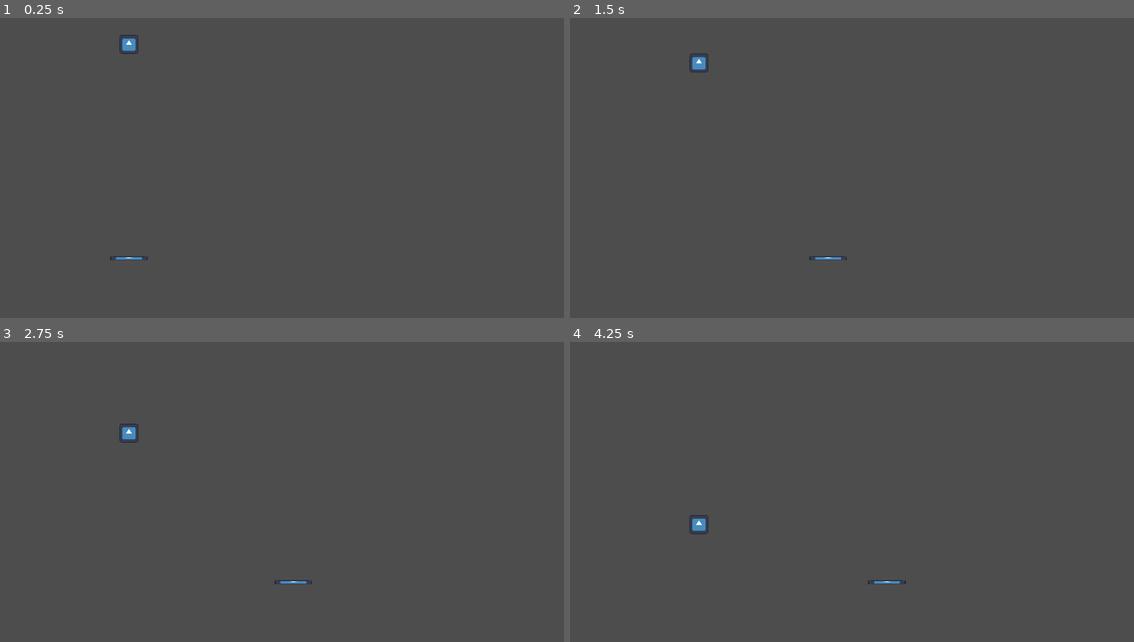
Above: before the commit, frames 1-4 (two rows, left to right).
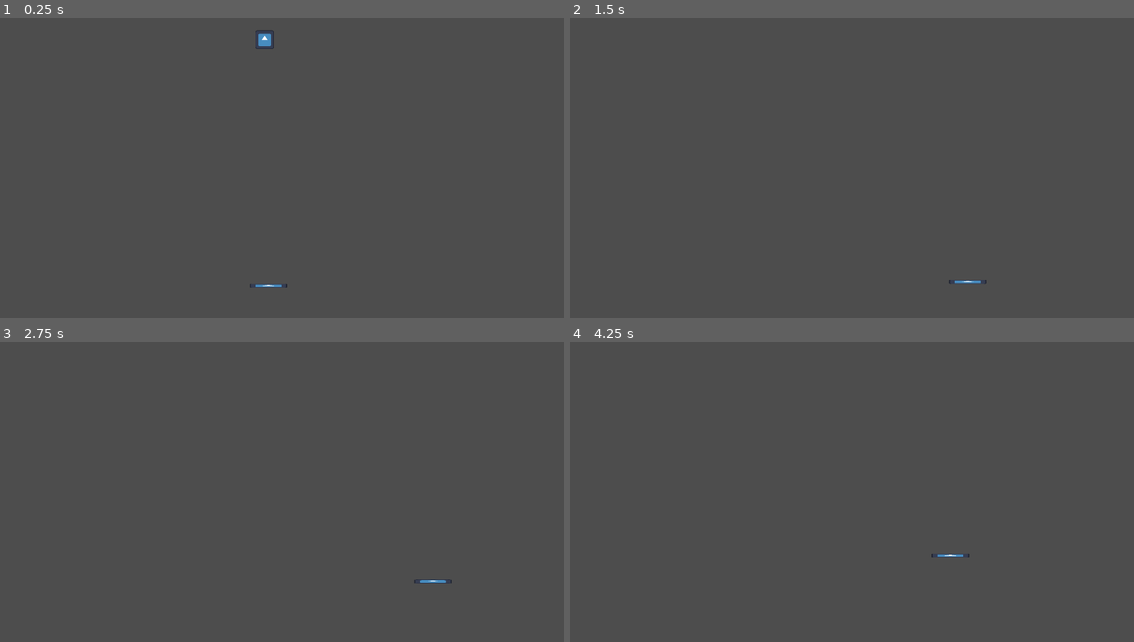
Above: after the commit, the same moments.

Repository: LuK4s09/BalanceBots
Game: Godot game, scene res://main.tscn
Two runs of this game, one before a commit and one after it. Both use one fixed random seed, a clock stepped at 60 frames per second and the inputs below. The engine's default icon, where the game draws it, is replaced by a stand-in: a white triangle on a blue panel in a dark square.
Inputs:
- Up to frame 1 (0.25 s): no input
- Up to frame 2 (1.5 s): tap Enter (ui_accept) at 0.5, 1.35 s; hold Right (ui_right) 0.53-1.28 s; hold Enter (ui_accept) 0.53-1.28 s; hold Left (ui_left) from 1.28 s (still down)
- Up to frame 3 (2.75 s): tap Enter (ui_accept) at 1.52, 1.82 s; release Left (ui_left) at 2.03 s; hold Right (ui_right) from 2.03 s (still down); hold Enter (ui_accept) from 2.03 s (still down)
- Up to frame 4 (4.25 s): release Enter (ui_accept) at 2.78 s; tap Enter (ui_accept) at 2.85, 3.02, 3.32 s; release Right (ui_right) at 3.53 s; hold Left (ui_left) from 3.53 s (still down); hold Enter (ui_accept) from 3.53 s (still down)

The runs differ from the first frame. In frame 1, 0.4% of the frame differs, in the area x 19-51%, y 3-90%; in frame 2, 0.3%; in frame 3, 0.3%; in frame 4, 0.3%.

Commit message:
worked on physics (not done)

Diff:
--- a/Bot.gd
+++ b/Bot.gd
@@ -1,18 +1,31 @@
 extends CharacterBody2D
 
-
+var JUMP_SPEED = 100
 var SPEED = 800.0
 var min_y_position = 970
 
 func _physics_process(delta):
 	velocity.x = 0
-
+	velocity.y = 0
+	#Input for left & right movement
 	if Input.is_action_pressed("ui_left"):
 		velocity.x -= SPEED
 	if Input.is_action_pressed("ui_right"):
 		velocity.x += SPEED
 
+
+	# min height
+	if position.y > min_y_position:
+		position.y = min_y_position
+
+	#Jump-Ability
+	if Input.is_action_pressed("ui_accept"):
+		velocity.y -= JUMP_SPEED
+
 	move_and_slide()
 
-	if position.y > min_y_position:
-		position.y = min_y_position
+
+
+
+func _on_package_body_entered(body):
+	pass
--- a/Package.gd
+++ b/Package.gd
@@ -1,18 +1,12 @@
 extends RigidBody2D
-var FAlL_SPEED = 1
-
+var FALL_SPEED = 1
+var body = CharacterBody2D
 # Called when the node enters the scene tree for the first time.
 func _ready():
-	gravity_scale = 0
-
+	pass
+	#prevents package from freezing in air
+	#can_sleep = false
 
 # Called every frame. 'delta' is the elapsed time since the previous frame.
 func _process(delta):
-	set_sleeping(false)
-
-	linear_velocity.y += FAlL_SPEED
-
-
-#func _on_body_entered(body):
-#	if body.name == "Bot":
-#		gravity_scale = 0.1
+	pass
--- a/main.tscn
+++ b/main.tscn
@@ -16,7 +16,7 @@
 [node name="Main" type="Node2D"]
 
 [node name="Bot" type="CharacterBody2D" parent="."]
-position = Vector2(439, 876)
+position = Vector2(914, 970)
 collision_layer = 3
 collision_mask = 3
 motion_mode = 1
@@ -39,13 +39,14 @@
 script = ExtResource("3_6ldhq")
 
 [node name="BigPackage" type="CollisionShape2D" parent="Package"]
-position = Vector2(441, 144)
+position = Vector2(903, 101)
 shape = SubResource("RectangleShape2D_pmq1d")
 
 [node name="Sprite2D" type="Sprite2D" parent="Package/BigPackage"]
 position = Vector2(-1, -1.01328e-06)
 scale = Vector2(0.5, 0.5)
 texture = ExtResource("2_i7ao5")
+metadata/_edit_lock_ = true
 
 [node name="Frame" type="StaticBody2D" parent="."]
 
